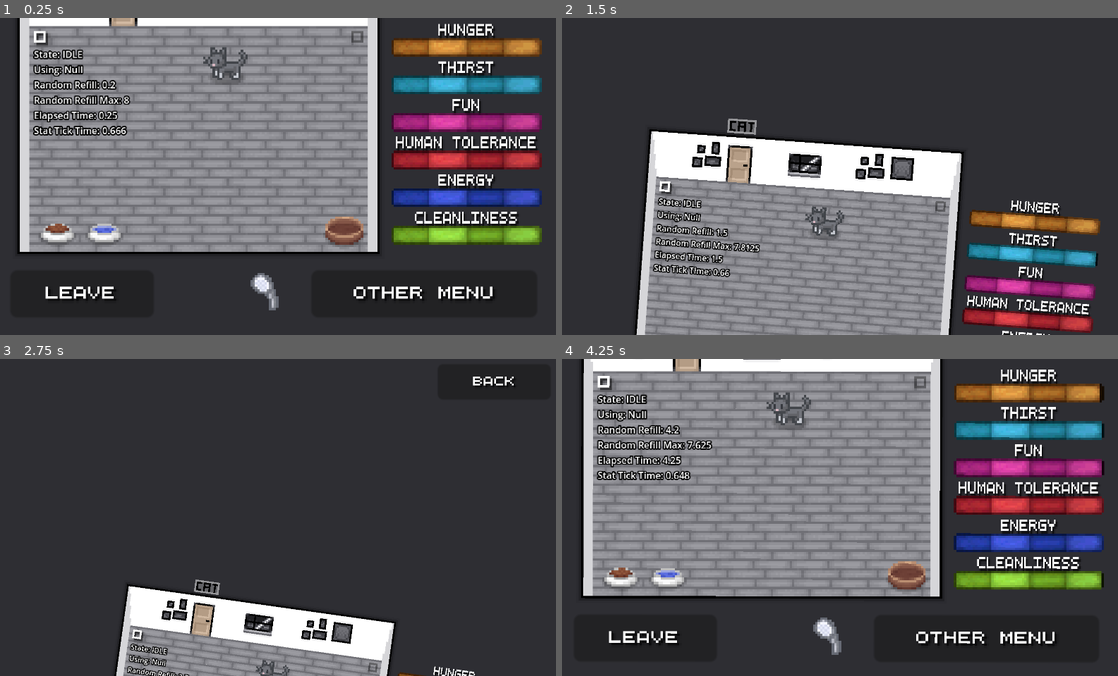
Above: before the commit, frames 1-4 (two rows, left to right).
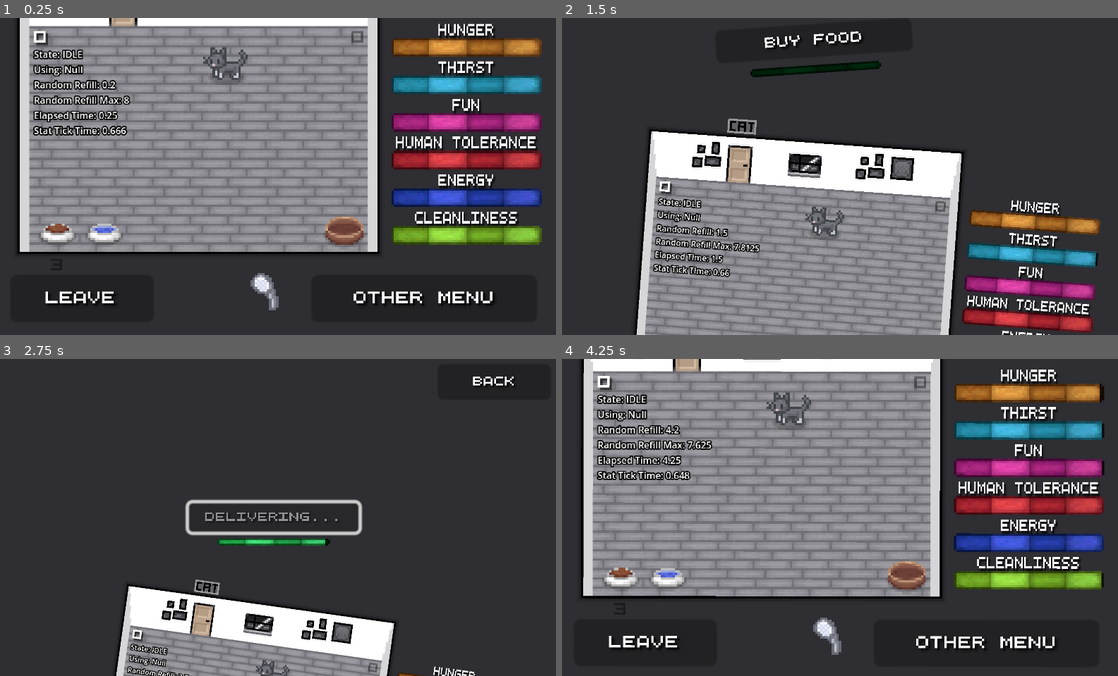
Above: after the commit, the same moments.

Repository: Theooolone/m-game
Game: Godot game, scene res://scenes/catsim/cat_sim.tscn
Two runs of this game, one before a commit and one after it. Both use one fixed random seed, a clock stepped at 60 frames per second and the inputs below. This scene is started directly instead of the project's main scene.
Inputs (mouse positions are in pixels of both pictures, inside the frame that each line leads up to):
- Up to frame 1 (0.25 s): no input
- Up to frame 2 (1.5 s): click "Leave" at 0.5 s; click "Other Menu" at 1.25 s
- Up to frame 3 (2.75 s): click (272, 514) at 2 s, where only the run after the commit has a clickable "Buy Food"
- Up to frame 4 (4.25 s): move the mouse to (962, 501) at 2.77 s; hold Right (right) 2.78-3.5 s; click (962, 501) at 2.85 s; click "Back" at 3.5 s

The runs differ from the first frame. In frame 1, 0.8% of the frame differs, in the area x 8-89%, y 84-91%; in frame 2, 1.0%; in frame 3, 1.8%, in the area x 33-66%, y 44-59%; in frame 4, 0.8%.

Commit message:
Food is finite and must be brought

Diff:
--- a/scenes/catsim/cat_sim.tscn
+++ b/scenes/catsim/cat_sim.tscn
@@ -10,10 +10,18 @@
 [ext_resource type="Texture2D" uid="uid://bx8dn1ne7f4ya" path="res://assets/textures/catsim/catbed_empty.png" id="6_47keu"]
 [ext_resource type="Texture2D" uid="uid://bpc2becmdwkh0" path="res://assets/textures/catsim/catbed_sleeping.png" id="7_2etbn"]
 [ext_resource type="LabelSettings" uid="uid://dguaiif1dpkwk" path="res://resources/5px.tres" id="10_qs8rk"]
+[ext_resource type="Texture2D" uid="uid://bdn42dbxw3bp" path="res://assets/textures/catsim/catbar_thin_under.png" id="12_p4fx6"]
 [ext_resource type="FontFile" uid="uid://d0bw2pjoup6pc" path="res://assets/fonts/5px.ttf" id="13_breyg"]
+[ext_resource type="Texture2D" uid="uid://bxm7efr1dvdth" path="res://assets/textures/catsim/catbar_thin_progress.png" id="13_p5f4f"]
 [ext_resource type="PackedScene" uid="uid://3dihg5lpayrh" path="res://scenes/catsim/shower_head.tscn" id="14_4kprh"]
 [ext_resource type="PackedScene" uid="uid://c427vq4wd1ykq" path="res://scenes/cat_rename.tscn" id="14_dpwi4"]
 [ext_resource type="Texture2D" uid="uid://ecnm3gx6u58x" path="res://assets/textures/catsim/shower_head.png" id="14_fl870"]
+
+[sub_resource type="LabelSettings" id="LabelSettings_41ryy"]
+line_spacing = -1.0
+font = ExtResource("13_breyg")
+font_size = 5
+font_color = Color(0, 0, 0, 0.376471)
 
 [sub_resource type="AtlasTexture" id="AtlasTexture_u0nxf"]
 atlas = ExtResource("7_2etbn")
@@ -87,6 +95,10 @@
 shader = ExtResource("5_8pllu")
 shader_parameter/Shift_Hue = 0.25
 
+[sub_resource type="ShaderMaterial" id="ShaderMaterial_cd6v7"]
+shader = ExtResource("5_8pllu")
+shader_parameter/Shift_Hue = 0.4
+
 [sub_resource type="Animation" id="Animation_vhnkx"]
 resource_name = "CameraMoveAnim"
 tracks/0/type = "value"
@@ -187,12 +199,6 @@
 "RESET": SubResource("Animation_r7vsj")
 }
 
-[sub_resource type="LabelSettings" id="LabelSettings_41ryy"]
-line_spacing = -1.0
-font = ExtResource("13_breyg")
-font_size = 5
-font_color = Color(0, 0, 0, 0.376471)
-
 [sub_resource type="LabelSettings" id="LabelSettings_wcvt4"]
 outline_size = 8
 outline_color = Color(0, 0, 0, 1)
@@ -222,6 +228,16 @@
 [node name="Target" type="Marker2D" parent="Food"]
 position = Vector2(0, -4)
 
+[node name="Count" type="Label" parent="Food"]
+z_index = -1
+offset_left = -23.0
+offset_top = 8.0
+offset_right = 23.0
+offset_bottom = 15.0
+text = "99"
+label_settings = SubResource("LabelSettings_41ryy")
+horizontal_alignment = 1
+
 [node name="Water" parent="." instance=ExtResource("4_t11mk")]
 position = Vector2(-72, 26)
 texture = ExtResource("5_l5bcd")
@@ -253,6 +269,10 @@
 [node name="ShowerTickTimer" type="Timer" parent="."]
 wait_time = 0.1
 autostart = true
+
+[node name="FoodDeliveryTimer" type="Timer" parent="."]
+wait_time = 15.0
+one_shot = true
 
 [node name="StatbarSets" type="Control" parent="."]
 clip_contents = true
@@ -335,9 +355,9 @@
 [node name="LeaveButton" type="Button" parent="."]
 z_index = 10
 offset_left = -112.0
-offset_top = 40.0
+offset_top = 42.0
 offset_right = -51.0
-offset_bottom = 60.0
+offset_bottom = 62.0
 
 [node name="Label" type="Label" parent="LeaveButton"]
 layout_mode = 1
@@ -355,9 +375,9 @@
 [node name="OtherMenuButton" type="Button" parent="."]
 z_index = 10
 offset_left = 16.0
-offset_top = 40.0
+offset_top = 42.0
 offset_right = 112.0
-offset_bottom = 60.0
+offset_bottom = 62.0
 
 [node name="Label" type="Label" parent="OtherMenuButton"]
 layout_mode = 1
@@ -402,6 +422,44 @@
 vertical_alignment = 1
 metadata/_edit_lock_ = true
 
+[node name="BuyFoodButton" type="Button" parent="ExtraMenus"]
+offset_left = -48.0
+offset_top = -8.0
+offset_right = 48.0
+offset_bottom = 8.0
+
+[node name="Label" type="Label" parent="ExtraMenus/BuyFoodButton"]
+layout_mode = 1
+anchors_preset = 15
+anchor_right = 1.0
+anchor_bottom = 1.0
+grow_horizontal = 2
+grow_vertical = 2
+text = "Buy Food"
+label_settings = ExtResource("10_qs8rk")
+horizontal_alignment = 1
+vertical_alignment = 1
+metadata/_edit_lock_ = true
+
+[node name="FoodDeliverProgressBar" type="TextureProgressBar" parent="ExtraMenus"]
+material = SubResource("ShaderMaterial_cd6v7")
+anchors_preset = 8
+anchor_left = 0.5
+anchor_top = 0.5
+anchor_right = 0.5
+anchor_bottom = 0.5
+offset_left = -32.0
+offset_top = 12.0
+offset_right = 32.0
+offset_bottom = 16.0
+grow_horizontal = 2
+grow_vertical = 2
+max_value = 15.0
+step = 0.0
+value = 7.4
+texture_under = ExtResource("12_p4fx6")
+texture_progress = ExtResource("13_p5f4f")
+
 [node name="CameraMove" type="AnimationPlayer" parent="."]
 libraries = {
 "": SubResource("AnimationLibrary_ks0lk")
@@ -454,6 +512,8 @@
 [node name="CatRename" parent="." instance=ExtResource("14_dpwi4")]
 visible = false
 
+[connection signal="timeout" from="FoodDeliveryTimer" to="." method="_on_food_delivery_timeout"]
 [connection signal="pressed" from="LeaveButton" to="." method="_on_leave_button_pressed"]
 [connection signal="pressed" from="OtherMenuButton" to="." method="_on_other_menu_button_pressed"]
 [connection signal="pressed" from="ExtraMenus/BackButton" to="." method="_on_back_button_pressed"]
+[connection signal="pressed" from="ExtraMenus/BuyFoodButton" to="." method="_on_buy_food_button_pressed"]
--- a/scripts/cat.gd
+++ b/scripts/cat.gd
@@ -325,6 +325,7 @@
 var empty_bowl_tex = preload("res://assets/textures/catsim/empty_bowl.png")
 
 func eat():
+	MAIN.food_bowl_full = false
 	MAIN.get_obj_node("hunger").texture = empty_bowl_tex
 	change_value("hunger", 12)
 	change_value("thirst", -4)
--- a/scripts/catsim_main.gd
+++ b/scripts/catsim_main.gd
@@ -104,7 +104,7 @@
 	if Input.is_action_just_pressed("debug_menu"):
 		$Debug.visible = not $Debug.visible
 
-
+	$ExtraMenus/FoodDeliverProgressBar.value = $FoodDeliveryTimer.time_left
 
 	if debug_cat: debug()
 
@@ -174,6 +174,8 @@
 	new_stat("energy", $Statbars/Energy, $Bed, on_bed_clicked, 10)
 	new_stat("cleanliness", $Statbars/Cleanliness)
 
+	get_obj_node("hunger").get_node("Count").text = str(food_left)
+
 	highscore_text_node.text = str(10*Global.get_config_value("cat_sim_highscores", "difficulty_"+difficulty_save_id, 0))
 
 	if OS.is_debug_build():
@@ -198,12 +200,18 @@
 			cat.meow_node.play()
 			cat.change_value("human_tolerance", -12)
 			cat.abort_object()
-			return
-
+
+
+var food_left: int = 3
+var food_bowl_full: bool = true
 
 func fill_food_bowl():
-	get_obj_node("hunger").texture = food_bowl_tex
-	set_useable("hunger", true)
+	if food_left > 0 and not food_bowl_full:
+		food_bowl_full = true
+		food_left -= 1
+		get_obj_node("hunger").get_node("Count").text = str(food_left)
+		get_obj_node("hunger").texture = food_bowl_tex
+		set_useable("hunger", true)
 
 
 func fill_water_bowl():
@@ -223,3 +231,18 @@
 
 func _on_back_button_pressed():
 	camera_move_anim.play("CameraMoveBack")
+
+
+func _on_food_delivery_timeout():
+	food_left = min(food_left+3,5)
+	get_obj_node("hunger").get_node("Count").text = str(food_left)
+	$ExtraMenus/BuyFoodButton.disabled = false
+	$ExtraMenus/BuyFoodButton/Label.modulate = Color.WHITE
+	$ExtraMenus/BuyFoodButton/Label.text = "Buy Food"
+
+
+func _on_buy_food_button_pressed():
+	$FoodDeliveryTimer.start()
+	$ExtraMenus/BuyFoodButton.disabled = true
+	$ExtraMenus/BuyFoodButton/Label.modulate = Color(1,1,1,0.5)
+	$ExtraMenus/BuyFoodButton/Label.text = "Delivering..."
Not shown: 1 places in scenes/catsim/cat_sim.tscn that only renumber resources
